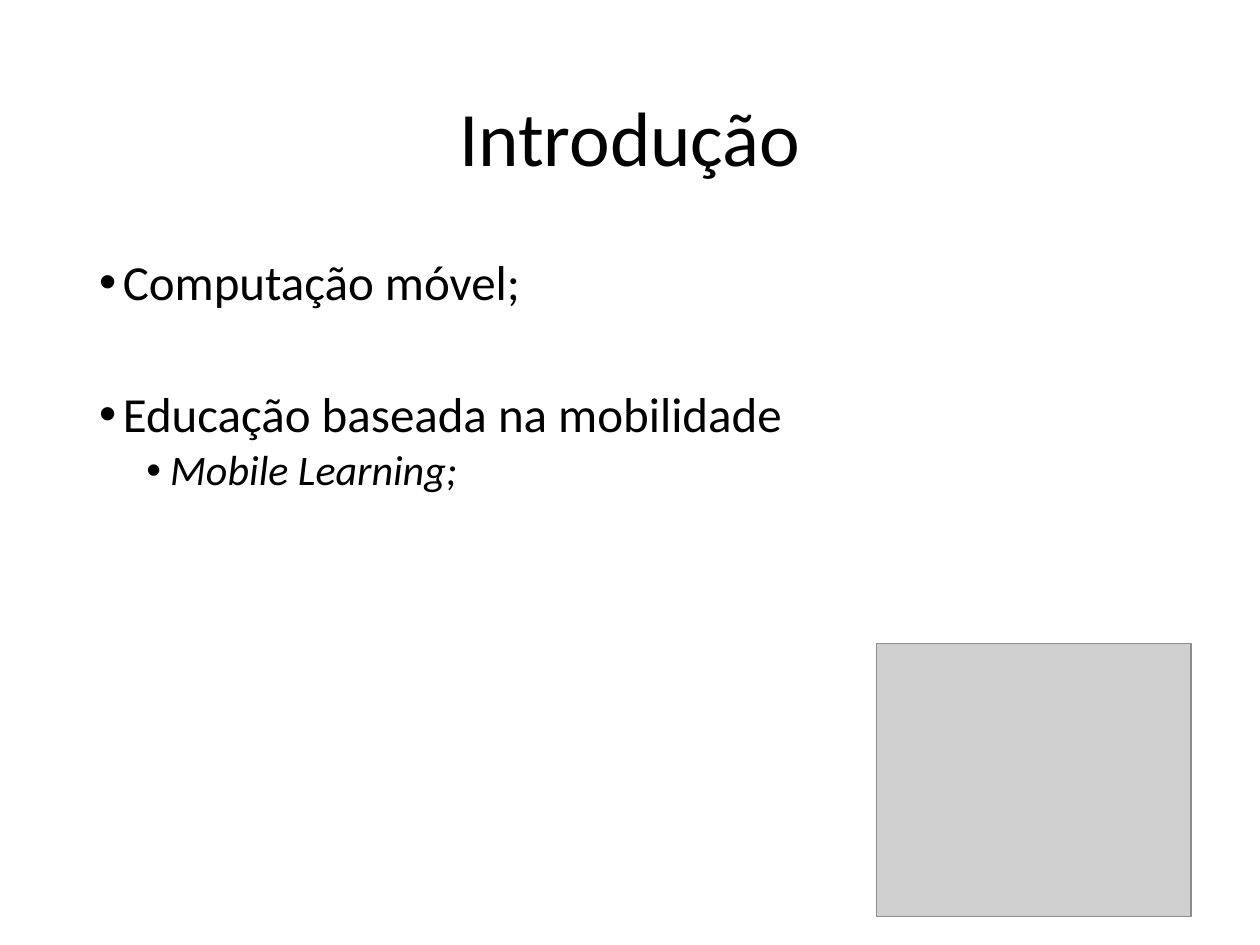
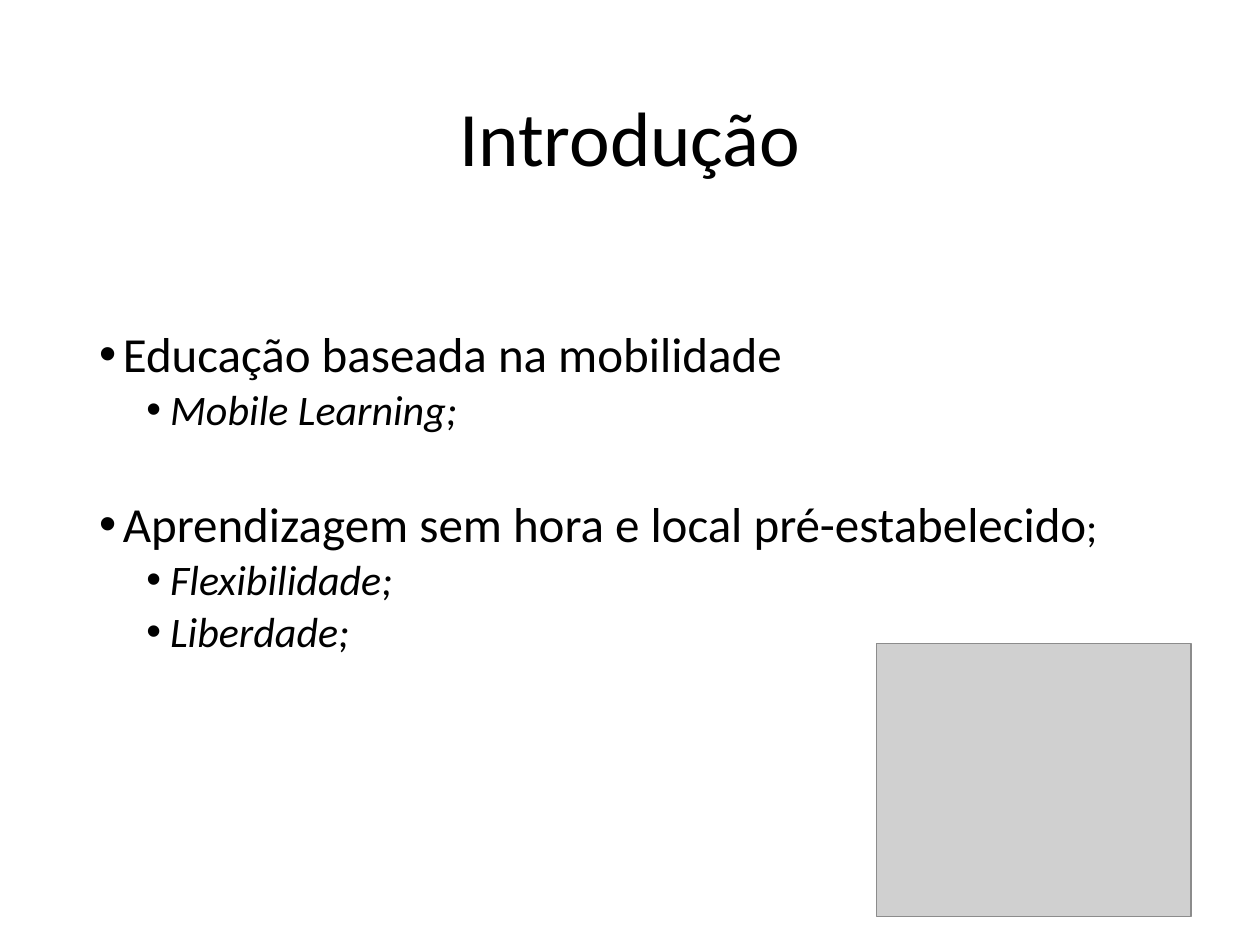
Before and after one commit to FatimaFerreiradeSousa/TCC-Mobile-Leaning, a slide deck: slide 3 of TCC - Documento/TCC II.pptx. Drawn at 1260x945 pixels with LibreOffice and Linux fonts; fonts in the diff are those of the drawing; grey boxes stand for pictures. Boxes give left, top, right and bottom in pixels: in the first picture for what was removed or moved away, otherwise in the second. Text is boxed around its words. In the diff, an @@ line names an element or a change of style, - is before the commit and + after.

```diff
--- a/TCC - Documento/TCC II.pptx
+++ b/TCC - Documento/TCC II.pptx
@@ text at [123,266,520,309]: paragraph removed @@
-• Computação móvel;
@@ text at [123,508,1087,652]: paragraphs added @@
+• Aprendizagem sem hora e local pré-estabelecido;
+  • Flexibilidade;
+  • Liberdade;
```
Also in this commit, not shown: 18 other slides changed, 1 slide removed.
